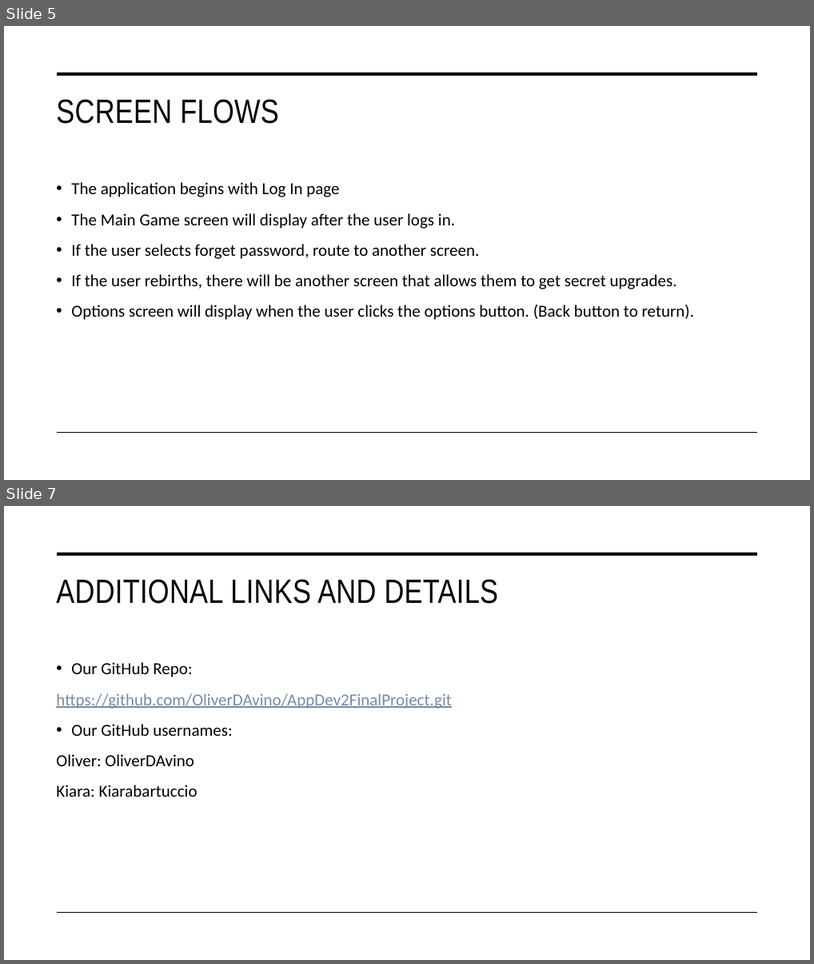
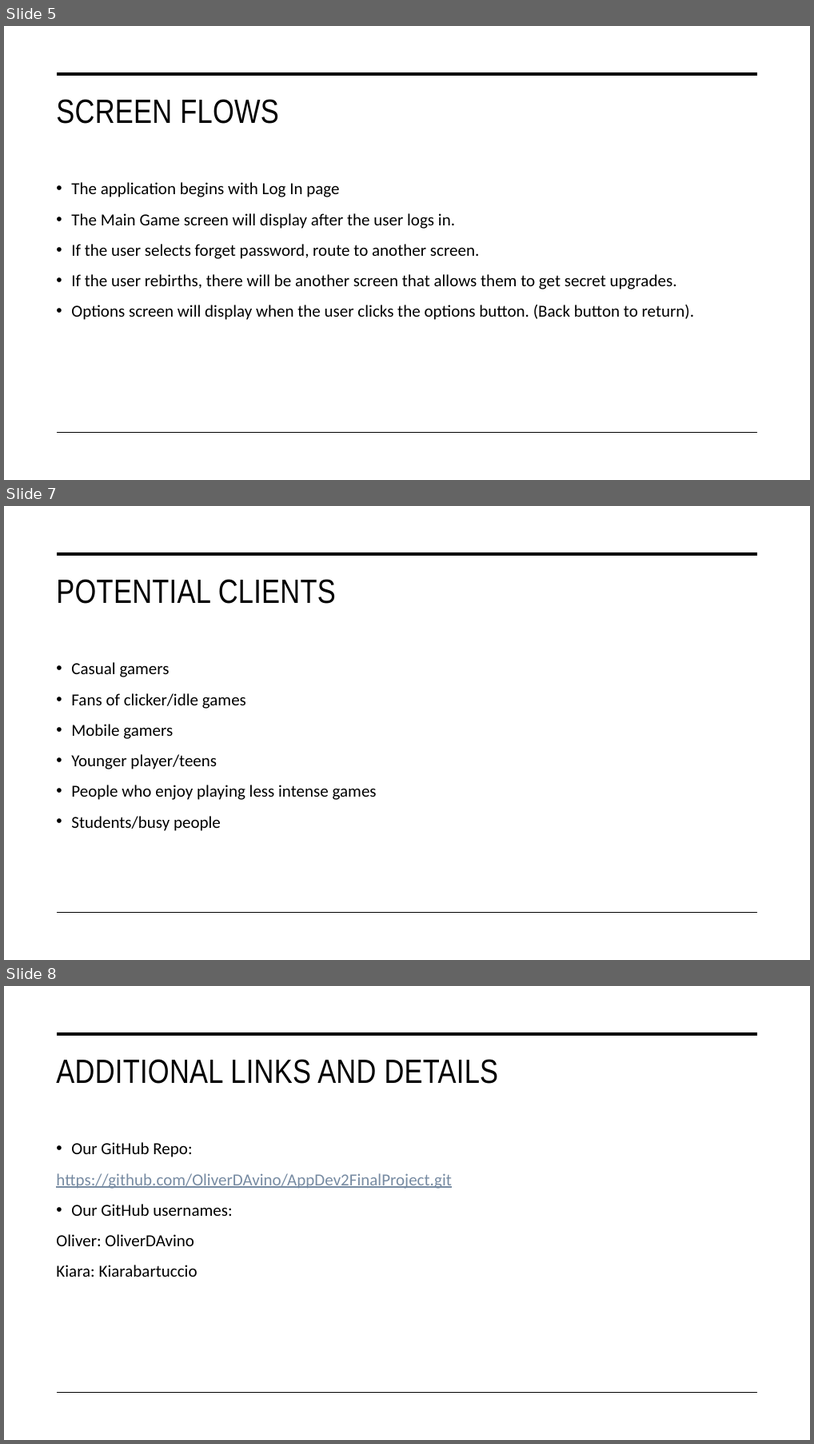
Before and after one commit to OliverDAvino/AppDev2FinalProject, a slide deck: AppDev2Presentation.pptx. Shown one above the other, each under a label of ours: slides 5 and 7 before the commit, slides 5, 7 and 8 after it; the slides between them are not shown. The pictures are 814x964 and 814x1444 pixels, drawn with LibreOffice and Linux fonts; fonts in the diff are those of the drawing. Boxes give left, top, right and bottom in pixels: in the first picture for what was removed or moved away, otherwise in the second. Text is boxed around its words. In the diff, an @@ line names an element or a change of style, - is before the commit and + after.

Commit message:
Added Potential Clients, spelling mistakes, and features

```diff
--- a/AppDev2Presentation.pptx
+++ b/AppDev2Presentation.pptx
@@ slide 7 added at (x1=4, y1=506, x2=810, y2=960), background #FFFFFF; not listed: 2 template elements that a slide beside it also shows @@
@@ title added at (x1=56, y1=579, x2=336, y2=604), 40 pt, text #000000 @@
+POTENTIAL CLIENTS
@@ text added at (x1=71, y1=662, x2=377, y2=831), 20 pt, text #000000 @@
+• Casual gamers
+• Fans of clicker/idle games
+• Mobile gamers
+• Younger player/teens
+• People who enjoy playing less intense games
+• Students/busy people
@@ what was slide 7 is now slide 8 @@
```
Also in this commit, not shown: 2 slides changed, 1 other file.
